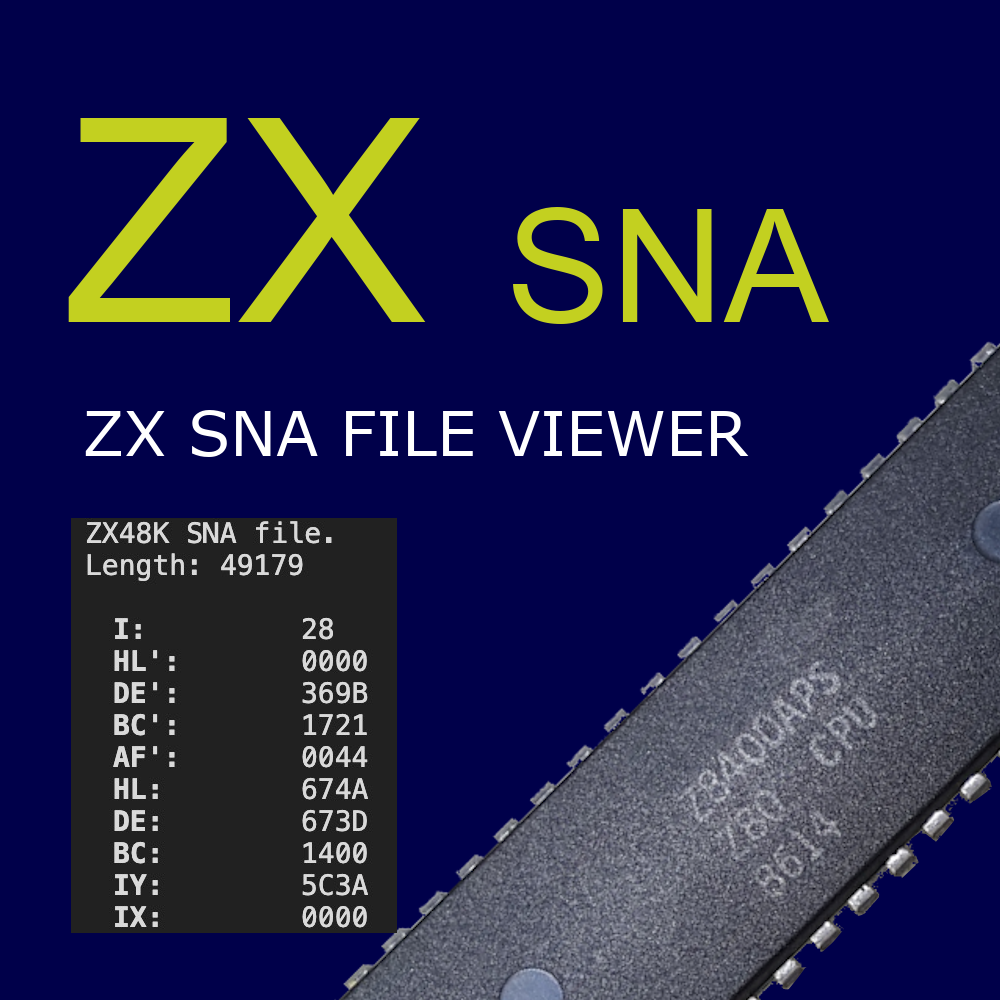
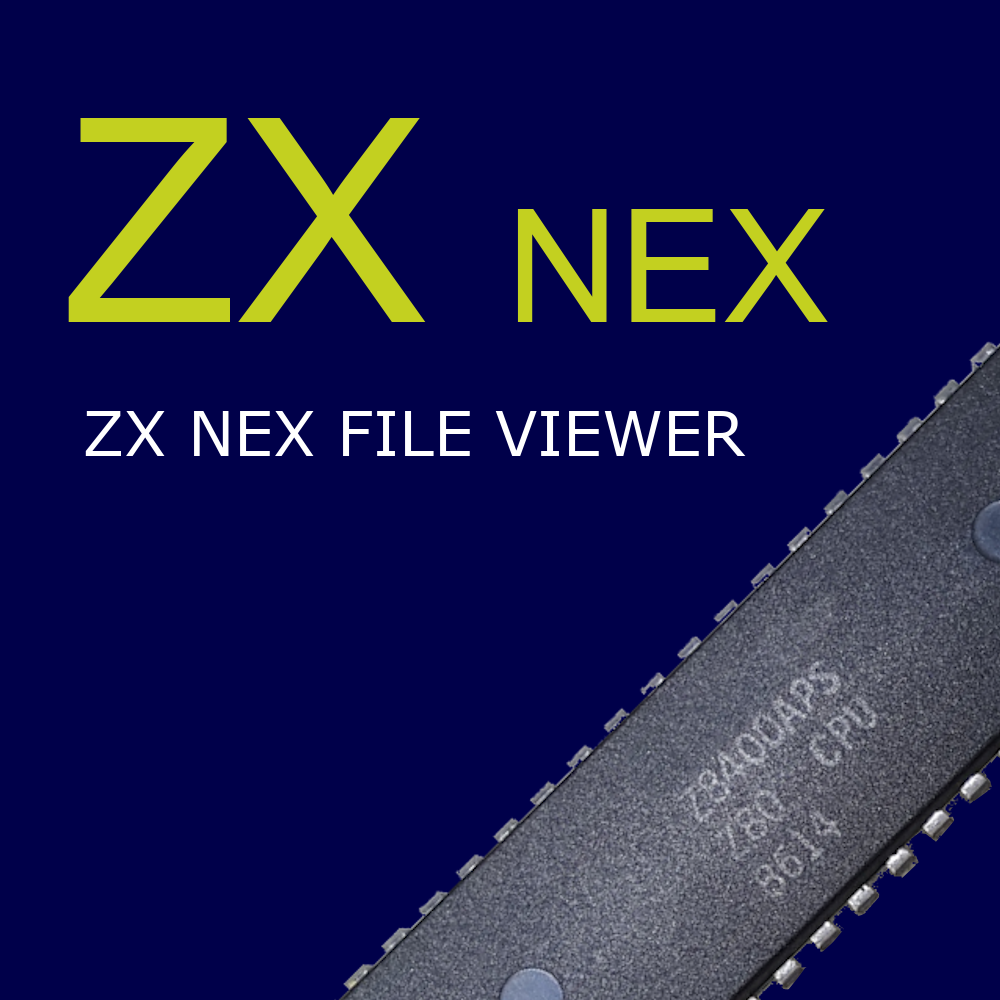
The second 1000×1000 image is a revision of the first. Changes to its layers:
hid "Eingefügte Ebene" over <box>71,518,397,933</box>
added layer "ZX NEX" above "NEX Fileviewer" over <box>513,207,828,322</box>
added layer "NEX Fileviewer" above "ZX SNA" over <box>192,411,746,456</box>
renamed "ZX" to "ZX SNA", hid it over <box>513,207,829,324</box>
hid "SNA Fileviewer", moved it above "Z80" over <box>192,410,749,457</box>